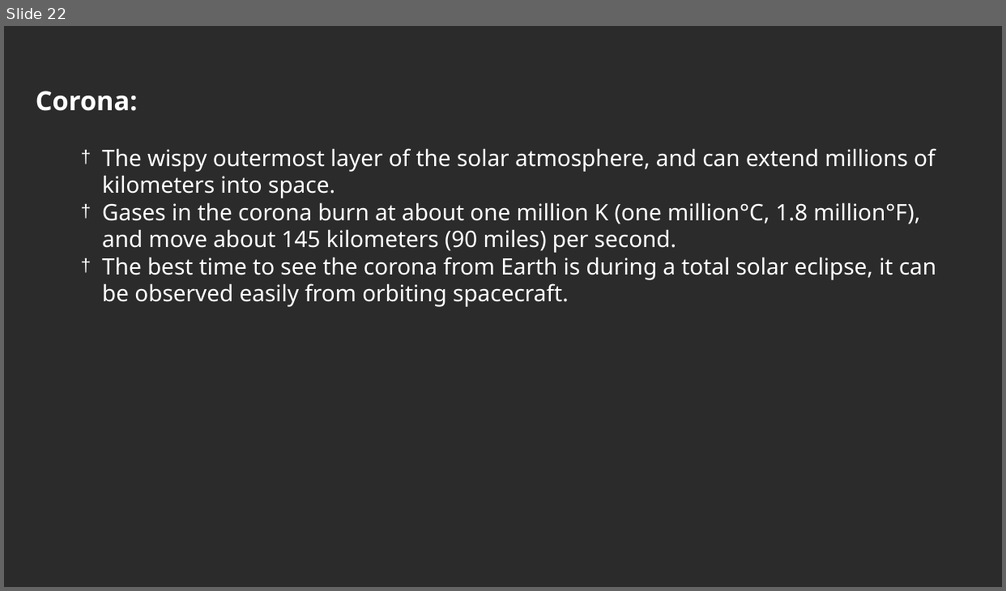
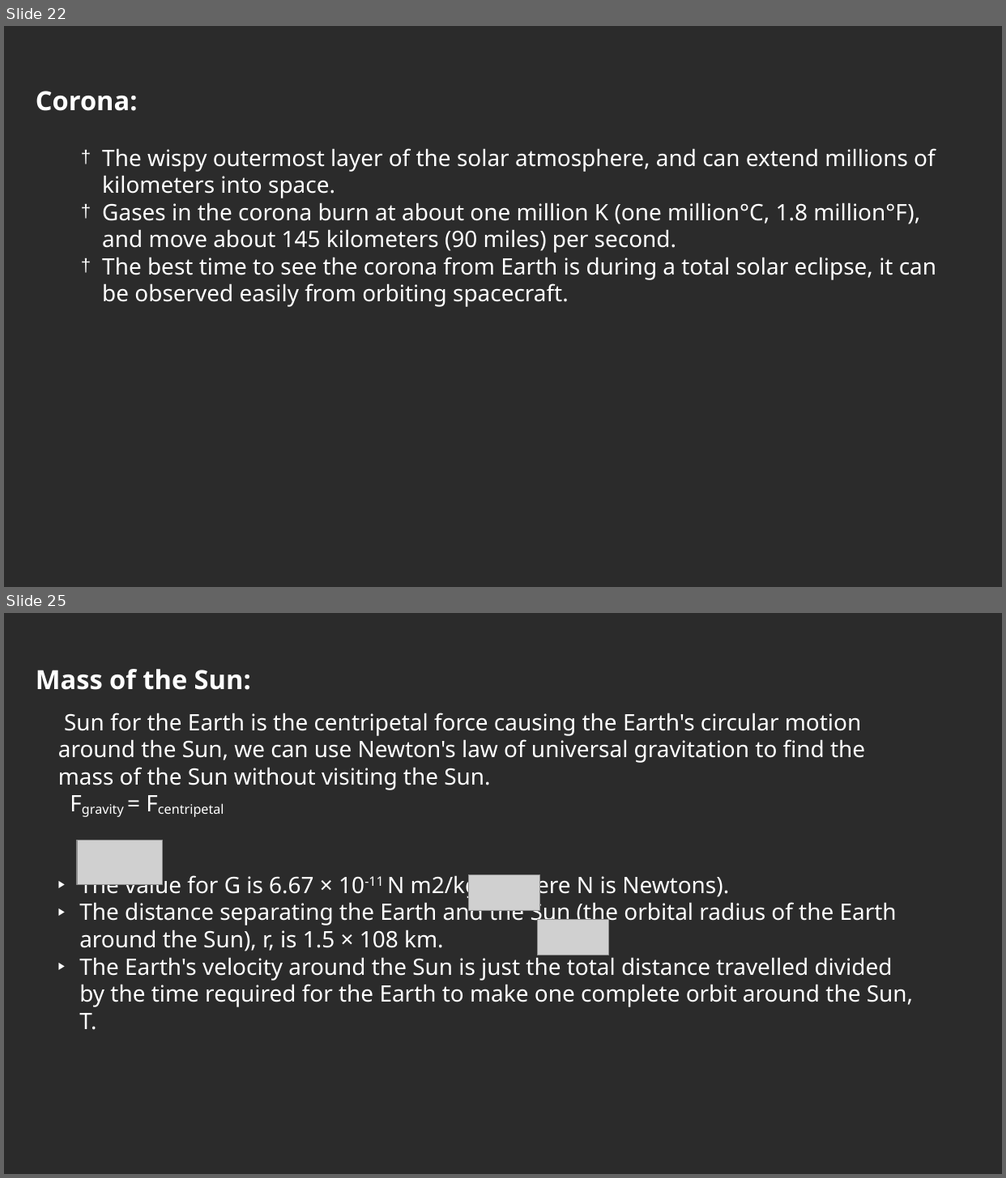
Before and after one commit to partha235/astro_class_tn, a slide deck: sun_ppt.odp. Shown one above the other, each under a label of ours: slide 22 before the commit, slides 22 and 25 after it; the slides between them are not shown. The pictures are 1006x591 and 1006x1178 pixels, drawn with LibreOffice and Linux fonts; fonts in the diff are those of the drawing; grey boxes stand for pictures; background and template pictures are left out; a plain dark background stands for a picture behind light text. Boxes give left, top, right and bottom in pixels: in the first picture for what was removed or moved away, otherwise in the second. Text is boxed around its words. In the diff, an @@ line names an element or a change of style, - is before the commit and + after.

```diff
--- a/sun_ppt.odp
+++ b/sun_ppt.odp
@@ slide 25 added at box(4, 613, 1002, 1174), background picture (left out) @@
@@ text added at box(36, 669, 251, 690), 21 pt, text #FFFFFF, bold @@
+Mass of the Sun:
@@ text added at box(58, 713, 913, 1030), 18 pt, text #FFFFFF @@
+Sun for the Earth is the centripetal force causing the Earth's circular motion around the Sun, we can use Newton's law of universal gravitation to find the mass of the Sun without visiting the Sun.
+Fgravity = Fcentripetal
+▶ The value for G is 6.67 × 10-11 N m2/kg2 (where N is Newtons).
+▶ The distance separating the Earth and the Sun (the orbital radius of the Earth around the Sun), r, is 1.5 × 108 km.
+▶ The Earth's velocity around the Sun is just the total distance travelled divided by the time required for the Earth to make one complete orbit around the Sun, T.
@@ picture added at box(78, 841, 163, 884) @@
@@ picture added at box(469, 875, 540, 911) @@
@@ picture added at box(537, 920, 609, 956) @@
```
Also in this commit, not shown: 6 other slides added, 2 other files.
